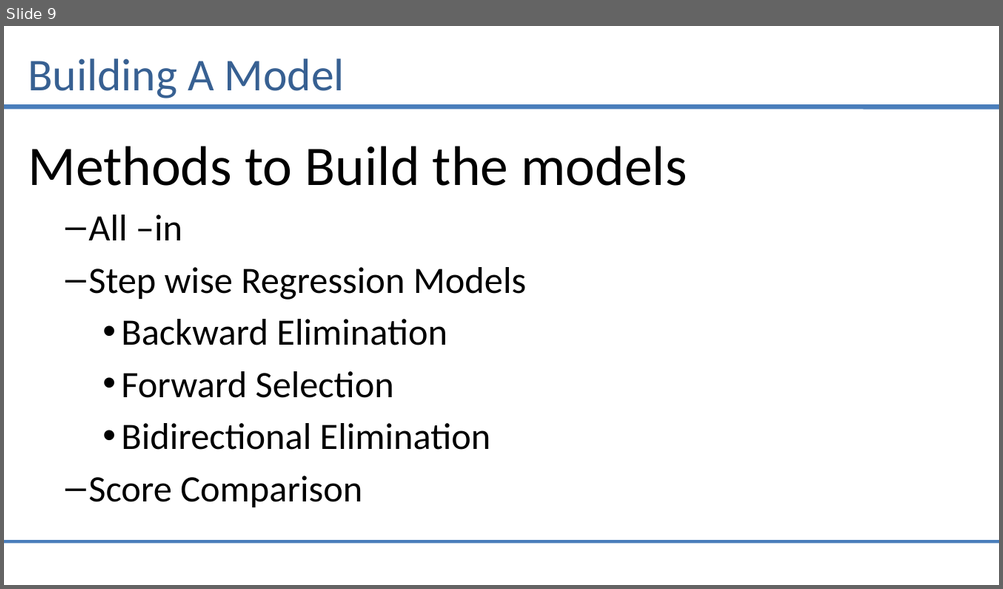
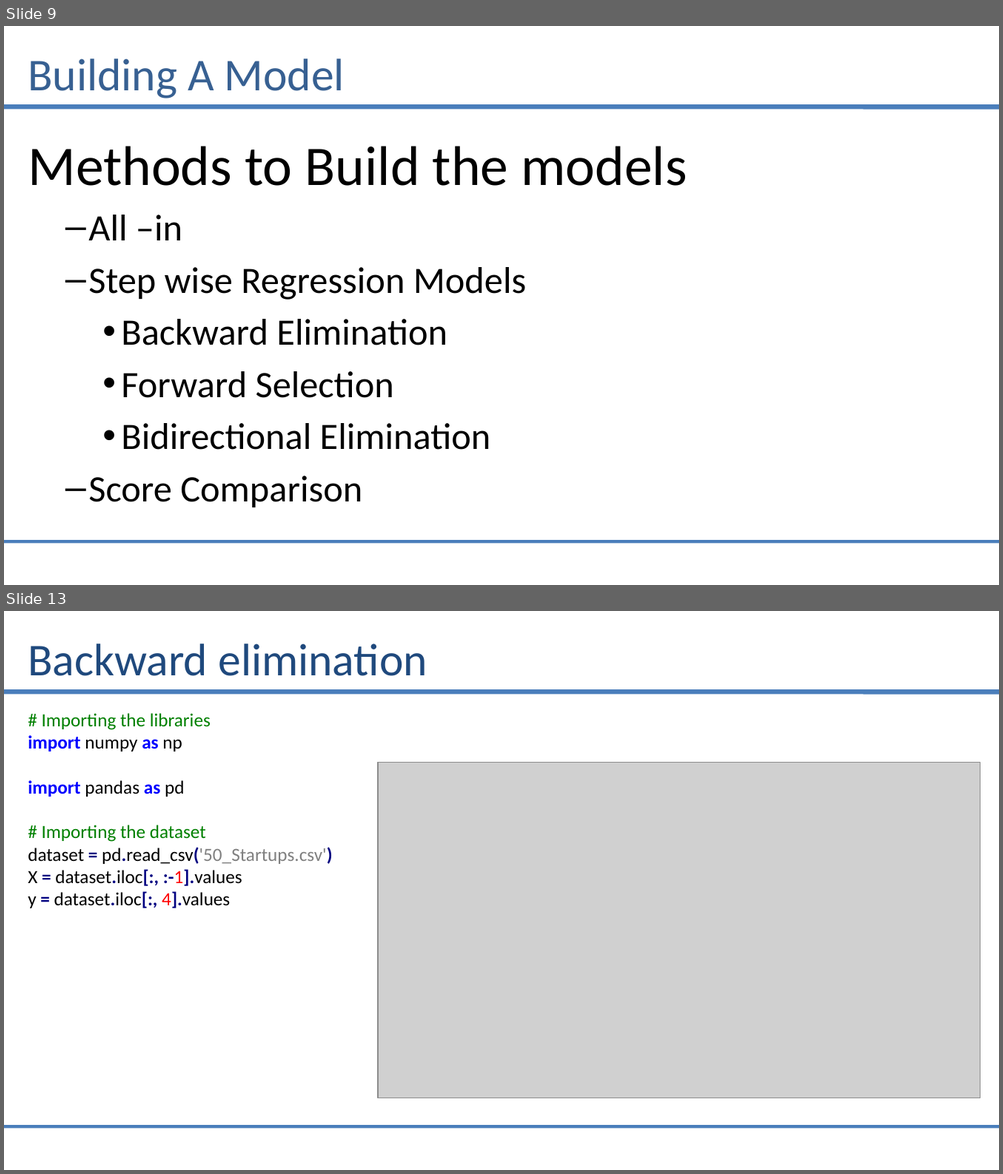
Before and after one commit to saiprasad94/DataSciencePython, a slide deck: Multiple_Linear_Regression/Multiple_linear_Regression.pptx. Shown one above the other, each under a label of ours: slide 9 before the commit, slides 9 and 13 after it; the slides between them are not shown. The pictures are 1003x589 and 1003x1174 pixels, drawn with LibreOffice and Linux fonts; fonts in the diff are those of the drawing; grey boxes stand for pictures. Boxes give left, top, right and bottom in pixels: in the first picture for what was removed or moved away, otherwise in the second. Text is boxed around its words. In the diff, an @@ line names an element or a change of style, - is before the commit and + after.

```diff
--- a/Multiple_Linear_Regression/Multiple_linear_Regression.pptx
+++ b/Multiple_Linear_Regression/Multiple_linear_Regression.pptx
@@ slide 13 added at [4,611,999,1170], background #FFFFFF; not listed: 2 template elements that a slide beside it also shows @@
@@ title added at [28,644,427,676], 44 pt, text #1F497D @@
+Backward elimination
@@ text added at [28,713,333,908], 18 pt, text #000000 @@
+# Importing the libraries
+import numpy as np
+import pandas as pd
+# Importing the dataset
+dataset = pd.read_csv('50_Startups.csv')
+X = dataset.iloc[:, :-1].values
+y = dataset.iloc[:, 4].values
@@ picture added at [378,763,980,1099] @@
```
Also in this commit, not shown: 3 slides changed, 5 other slides added, 2 slides removed, 1 other file.
